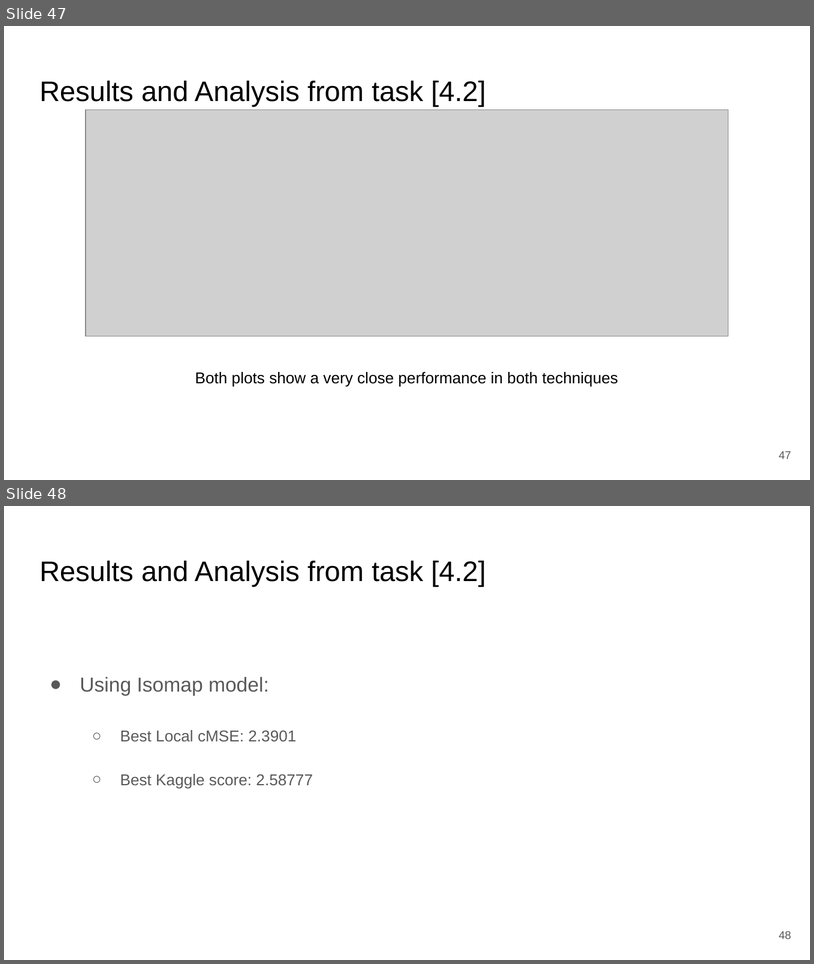
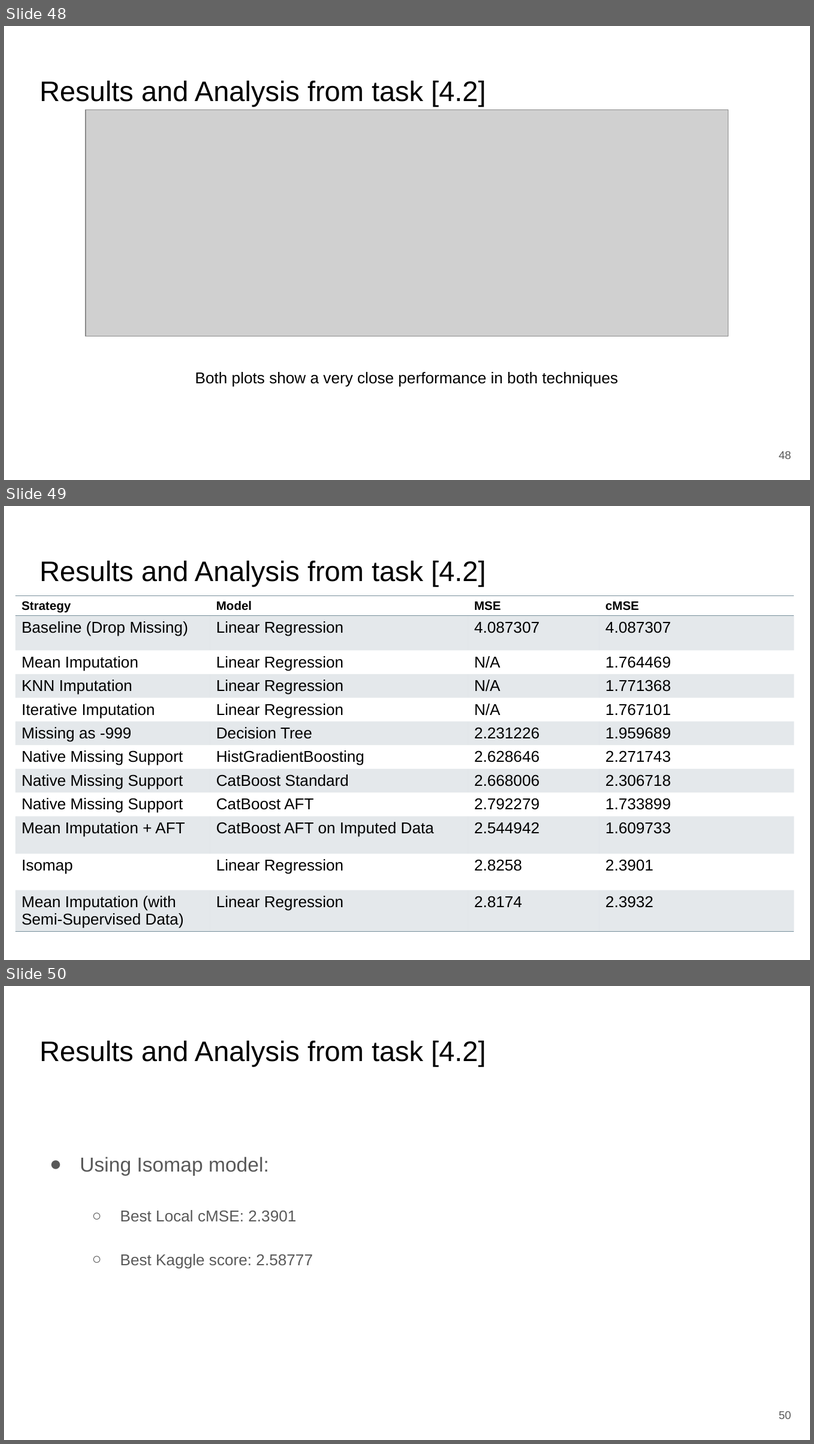
Before and after one commit to zepedrocosta/AA-Projeto2, a slide deck: Slides.pptx. Shown one above the other, each under a label of ours: slides 47 and 48 before the commit, slides 48, 49 and 50 after it. The pictures are 814x964 and 814x1444 pixels, drawn with LibreOffice and Linux fonts; fonts in the diff are those of the drawing; grey boxes stand for pictures. Boxes give left, top, right and bottom in pixels: in the first picture for what was removed or moved away, otherwise in the second. Text is boxed around its words. In the diff, an @@ line names an element or a change of style, - is before the commit and + after.

```diff
--- a/Slides.pptx
+++ b/Slides.pptx
@@ slide 49 added at bbox=[4, 506, 810, 960], background #FFFFFF @@
@@ title added at bbox=[39, 561, 486, 586], 25.2 pt, text #000000 @@
+Results and Analysis from task [4.2]
@@ table added at bbox=[15, 595, 795, 945], 12 rows, 4 columns @@
+Strategy | Model | MSE | cMSE
+Baseline (Drop Missing) | Linear Regression | 4.087307 | 4.087307
+Mean Imputation | Linear Regression | N/A | 1.764469
+KNN Imputation | Linear Regression | N/A | 1.771368
+Iterative Imputation | Linear Regression | N/A | 1.767101
+Missing as -999 | Decision Tree | 2.231226 | 1.959689
+Native Missing Support | HistGradientBoosting | 2.628646 | 2.271743
+Native Missing Support | CatBoost Standard | 2.668006 | 2.306718
+Native Missing Support | CatBoost AFT | 2.792279 | 1.733899
+Mean Imputation + AFT | CatBoost AFT on Imputed Data | 2.544942 | 1.609733
+Isomap | Linear Regression | 2.8258 | 2.3901
+Mean Imputation (with Semi-Supervised Data) | Linear Regression | 2.8174 | 2.3932
@@ what was slide 47 is now slide 48 @@
@@ page number at bbox=[779, 451, 792, 459]: text changed @@
-47
+48
@@ what was slide 48 is now slide 50 @@
@@ page number at bbox=[779, 1411, 792, 1419]: text changed @@
-48
+50
```
Also in this commit, not shown: 4 slides changed, 1 other slide added.
